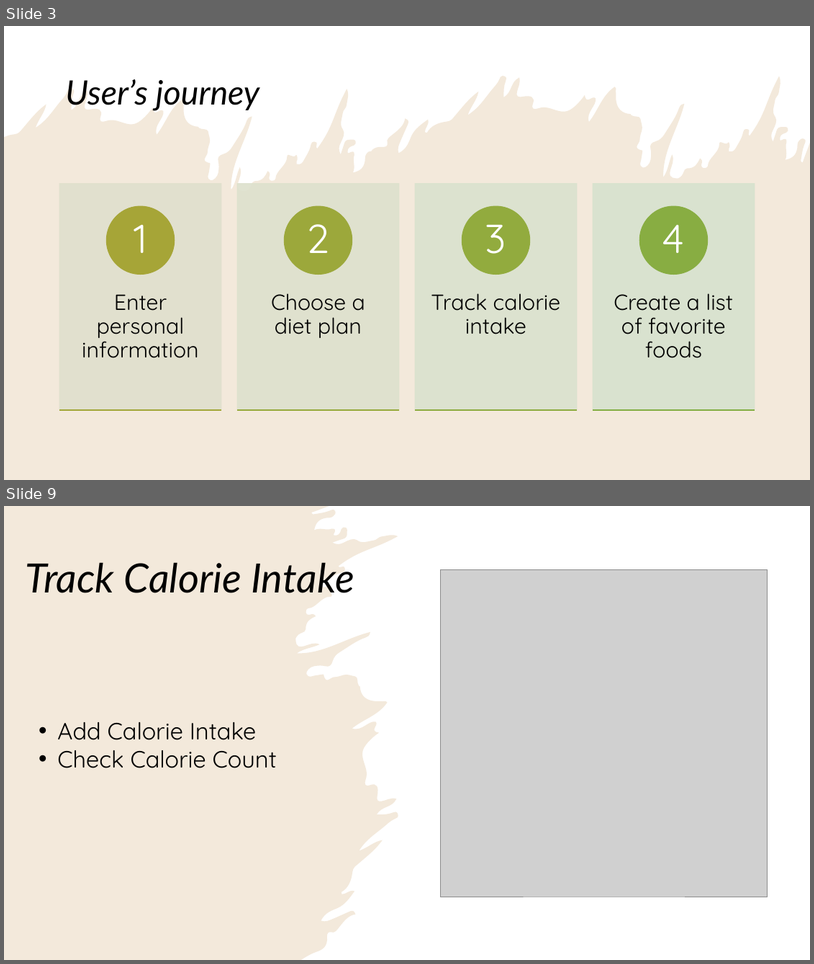
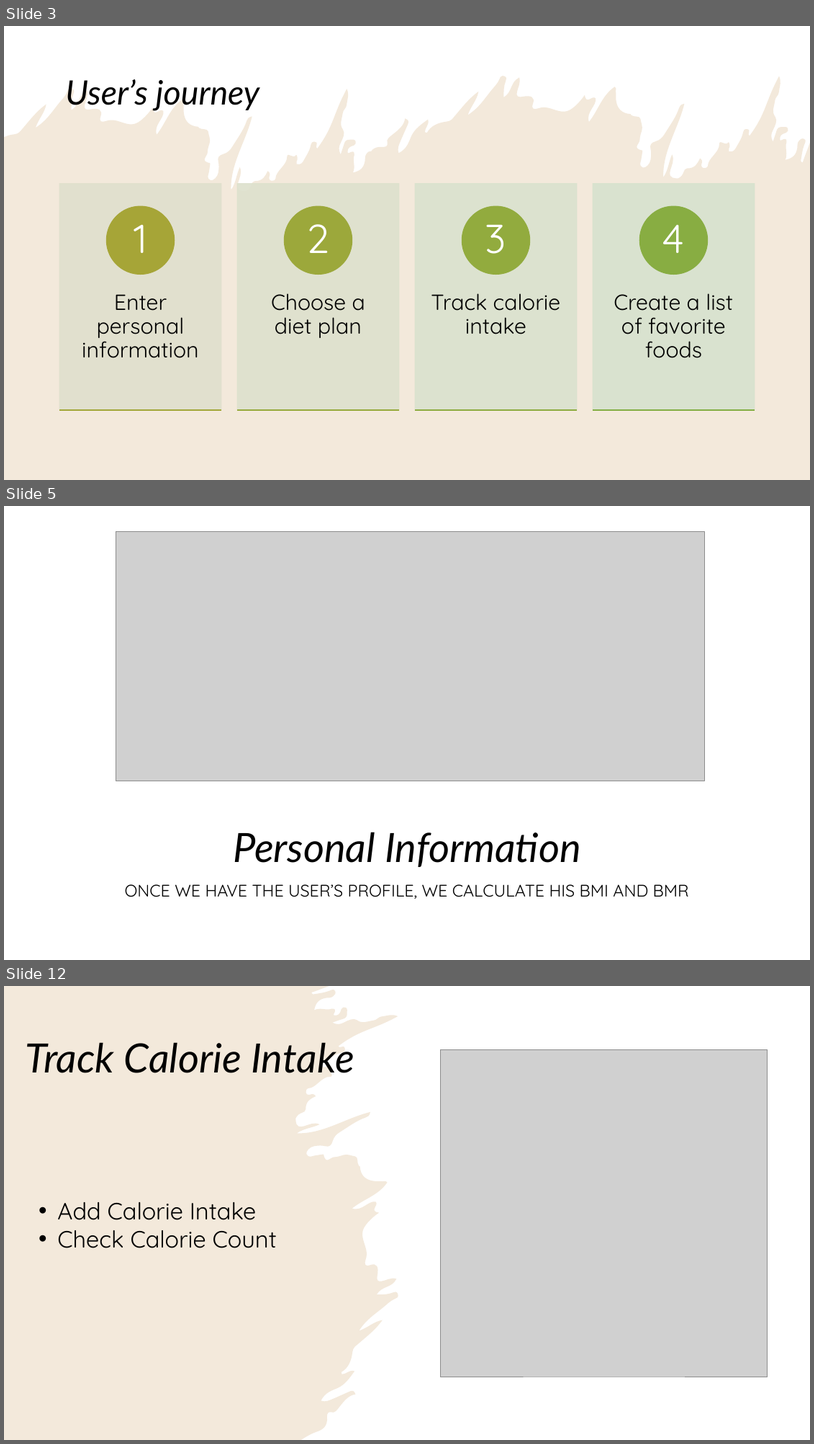
Before and after one commit to alizapeikes/DistributedSystem, a slide deck: About Calorie Counter.pptx. Shown one above the other, each under a label of ours: slides 3 and 9 before the commit, slides 3, 5 and 12 after it; the slides between them are not shown. The pictures are 814x964 and 814x1444 pixels, drawn with LibreOffice and Linux fonts; fonts in the diff are those of the drawing; grey boxes stand for pictures. Boxes give left, top, right and bottom in pixels: in the first picture for what was removed or moved away, otherwise in the second. Text is boxed around its words. In the diff, an @@ line names an element or a change of style, - is before the commit and + after.

```diff
--- a/About Calorie Counter.pptx
+++ b/About Calorie Counter.pptx
@@ slide 5 added at bbox=[4, 506, 810, 960], background #FFFFFF; not listed: 1 template element that a slide beside it also shows @@
@@ rectangle added at bbox=[4, 506, 810, 960], fill #FFFFFF @@
@@ picture added at bbox=[116, 531, 705, 780] @@
@@ title added at bbox=[233, 831, 581, 867], 48 pt, text #000000, italic @@
+Personal Information
@@ text added at bbox=[125, 884, 689, 898], 20 pt, text #000000 @@
+ONCE WE HAVE THE USER’S PROFILE, WE CALCULATE HIS BMI AND BMR
@@ what was slide 9 is now slide 12 @@
```
Also in this commit, not shown: 4 slides changed, 3 other slides added, 1 slide removed.
